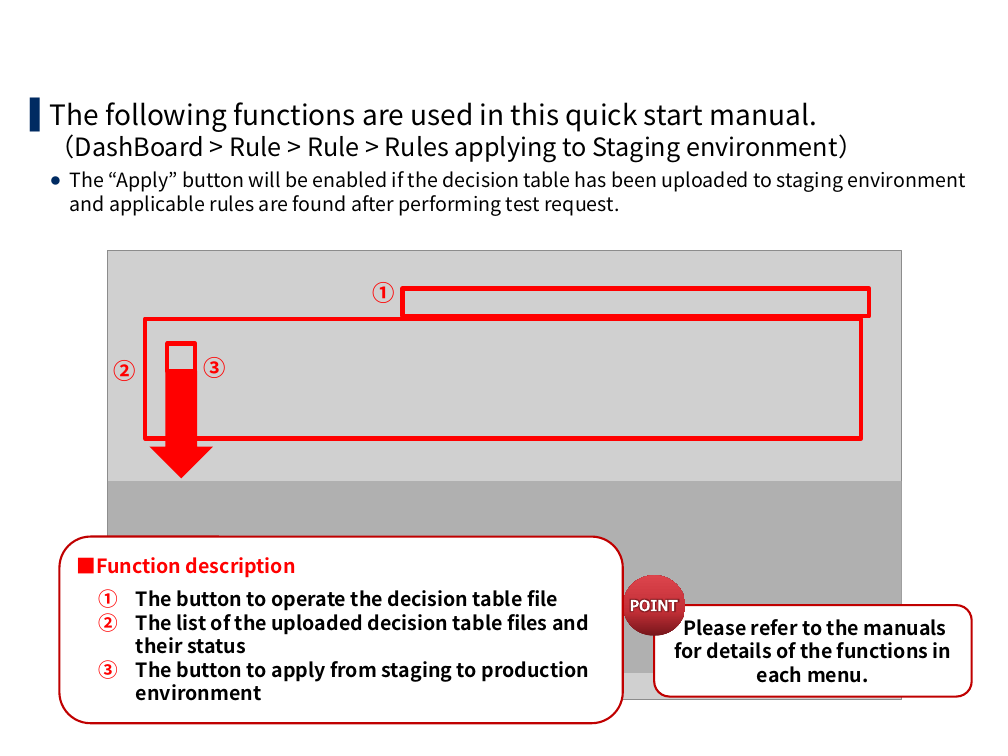
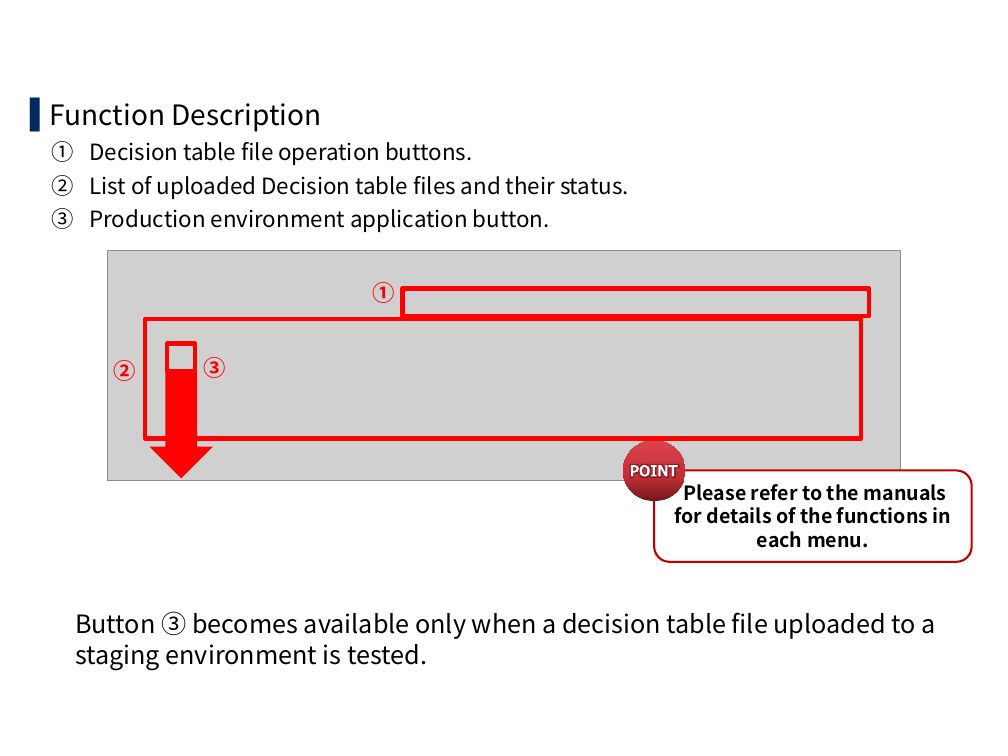
Before and after one commit to exastro-suite/oase-docs, a slide deck: slide 11 of asset/Learn/OASE-quickstart.pptx (slide 8 before the commit). Drawn at 1008x756 pixels with LibreOffice and Linux fonts; fonts in the diff are those of the drawing; grey boxes stand for pictures; background and template pictures are left out. Boxes give left, top, right and bottom in pixels: in the first picture for what was removed or moved away, otherwise in the second. Text is boxed around its words. In the diff, an @@ line names an element or a change of style, - is before the commit and + after.

Commit message:
Add manuals of English.

```diff
--- a/asset/Learn/OASE-quickstart.pptx
+++ b/asset/Learn/OASE-quickstart.pptx
@@ text at <box>50,103,629,232</box>: text changed; size 14 to 16 pt @@
-▌ The following functions are used in this quick start manual.
-  （DashBoard > Rule > Rule > Rules applying to Staging environment）
-  ● The “Apply” button will be enabled if the decision table has been uploaded to staging environment and applicable rules are found after performing test request.
+▌ Function Description
+1. Decision table file operation buttons.
+2. List of uploaded Decision table files and their status.
+3. Production environment application button.
@@ title at <box>52,141,74,162</box>: text changed @@
-1.5 Screen description（Rule screen）
+1.6 Screen description（Rule screen）
@@ picture: place and size @@
-picture at <box>108,251,902,700</box>
+picture at <box>107,251,901,481</box>
@@ 1 rounded rectangle, 1 ellipse, 1 freeform shape: place and size @@
-1 rounded rectangle, 1 ellipse, 1 freeform shape at <box>623,576,972,697</box>
+1 rounded rectangle, 1 ellipse, 1 freeform shape at <box>623,440,972,562</box>
@@ rectangle removed at <box>108,481,902,672</box> @@
@@ rounded rectangle removed at <box>59,536,623,723</box> @@
-■Function description
-1. The button to operate the decision table file
-2. The list of the uploaded decision table files and their status
-3. The button to apply from staging to production environment
@@ text added at <box>75,611,936,670</box>, 18 pt, text #000000 @@
+  Button ③ becomes available only when a decision table file uploaded to a staging environment is tested.
```
Also in this commit, not shown: 25 other slides changed, 8 slides added, 1 slide removed, 8 other files.
